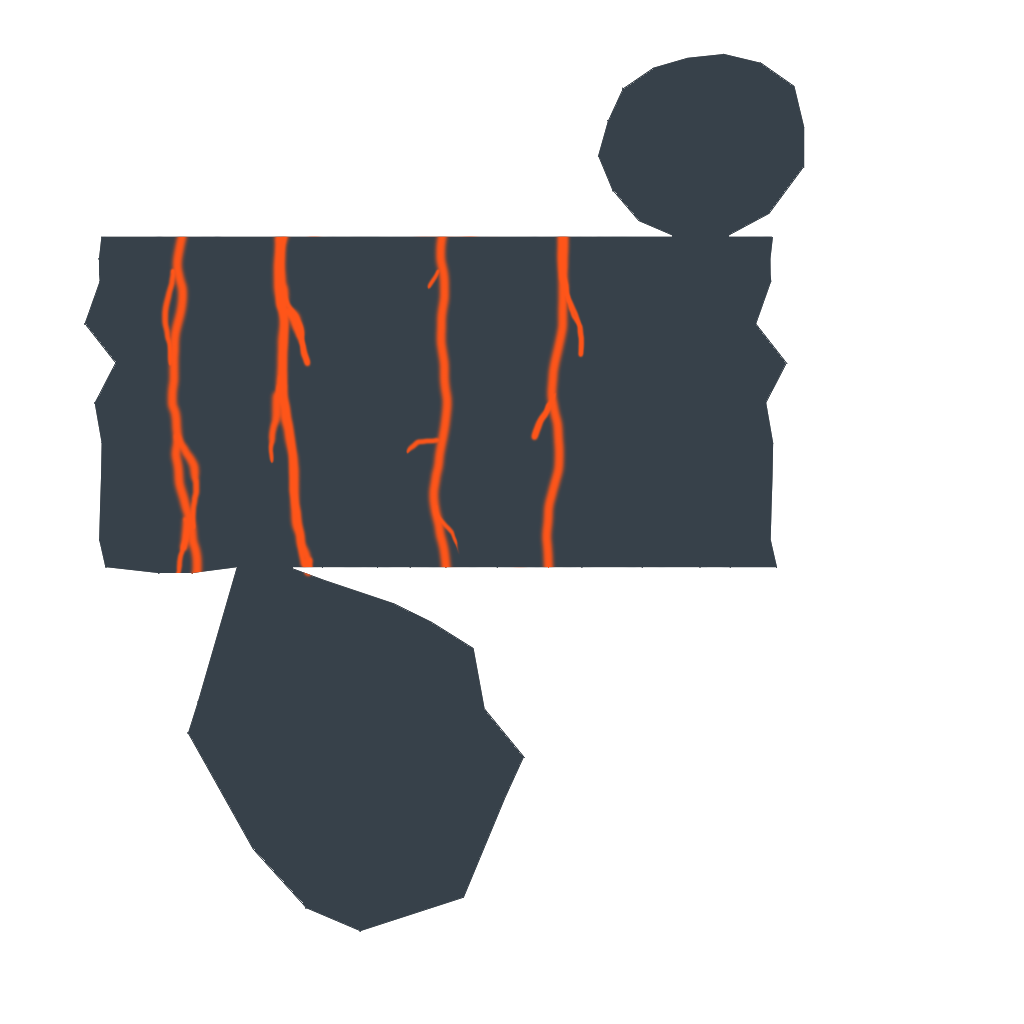
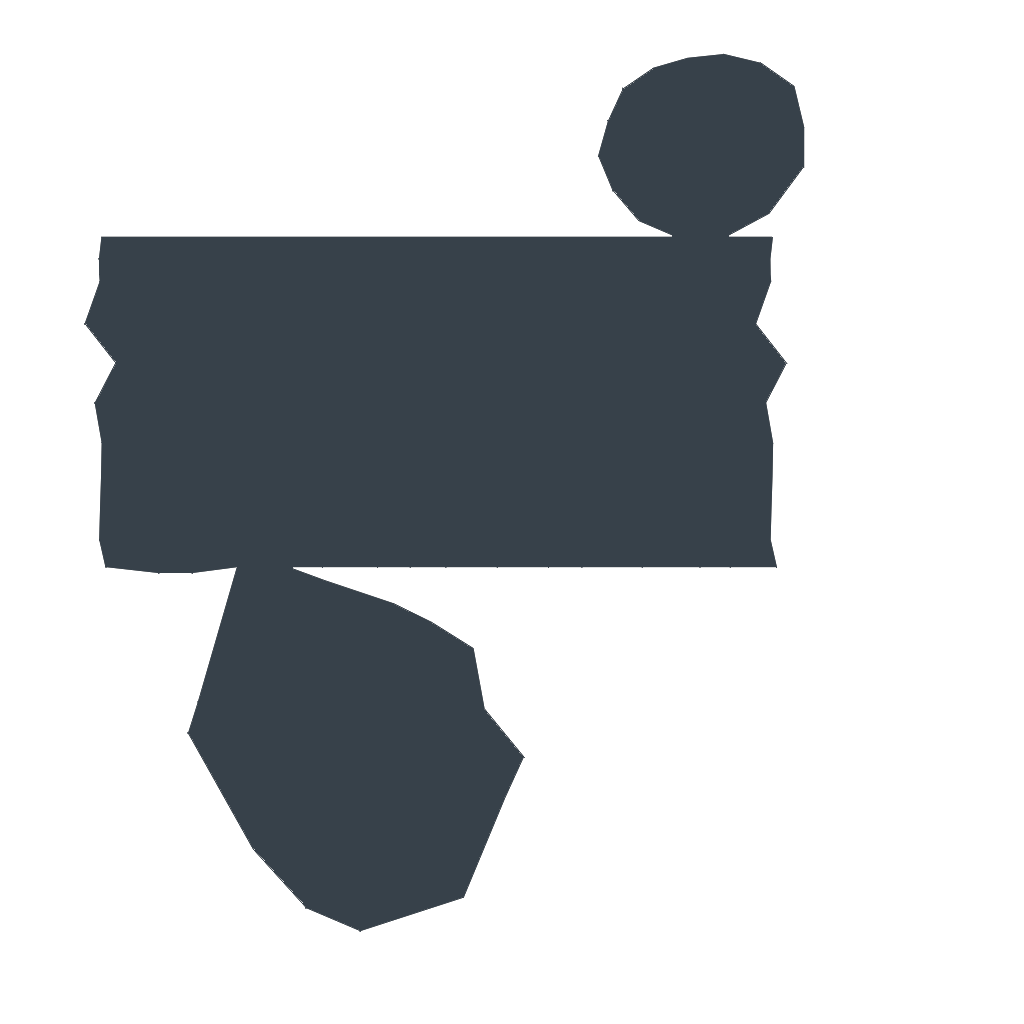
Layer changes from the first 1024x1024 image to the second:
hid "Laag 4", painted on it over [left=85, top=215, right=788, bottom=579]
